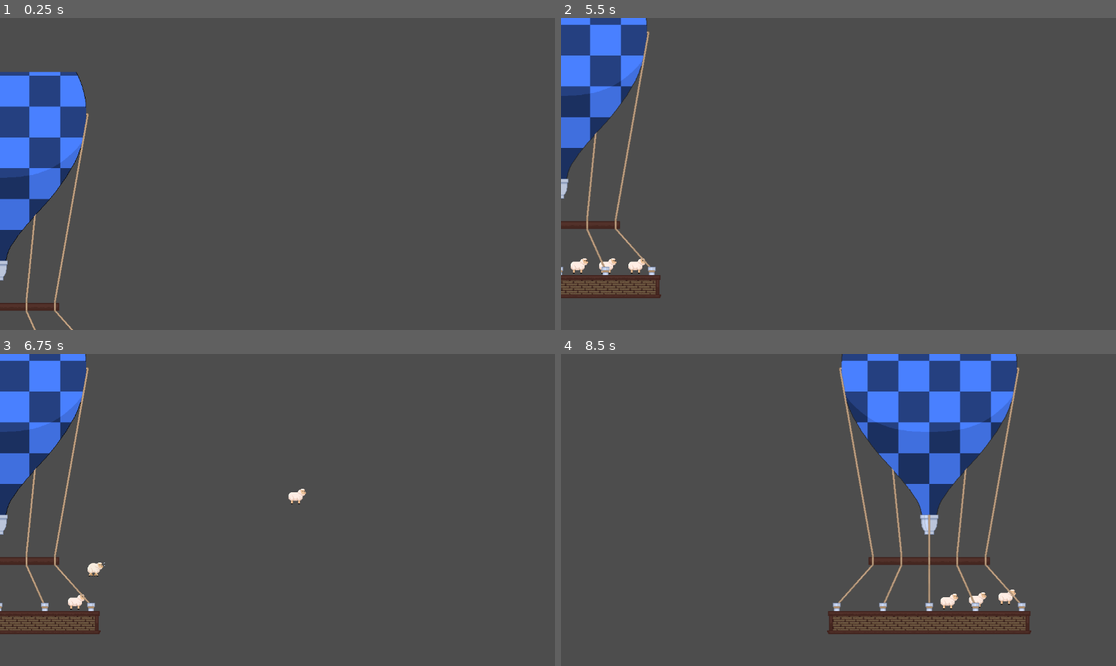
Above: before the commit, frames 1-4 (two rows, left to right).
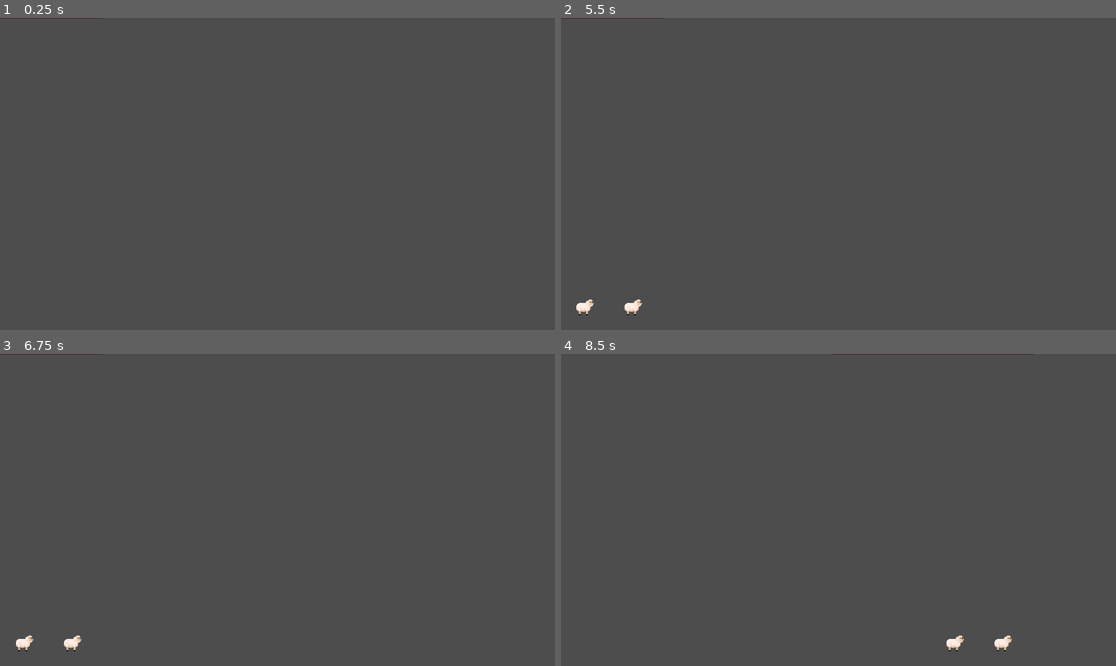
Above: after the commit, the same moments.

Repository: Flocondeglace/SheepJam
Game: Godot game, scene res://Scenes/Throw_demo.tscn
The game is run twice, just before and just after one commit, with the same random seed, the same clock (stepped at 60 frames per second) and the same inputs.
Inputs (mouse positions are in pixels of both pictures, inside the frame that each line leads up to):
- Up to frame 1 (0.25 s): no input
- Up to frame 2 (5.5 s): move the mouse to (960, 158) at 0.52 s; hold Right (swipe_right) 0.53-1.25 s; click (960, 158) at 0.6 s; tap Enter at 1.25, 2.75, 4.25 s; drag from (727, 189) to (949, 177) at 1.27 s; tap Space at 2, 3.5, 5 s; move the mouse to (894, 105) at 2.02 s; hold Right (swipe_right) 2.03-2.75 s; click (894, 105) at 2.1 s; drag from (810, 236) to (672, 127) at 2.77 s; move the mouse to (1005, 220) at 3.52 s; hold Left (swipe_left) 3.53-4.25 s; click (1005, 220) at 3.6 s; drag from (672, 127) to (949, 177) at 4.27 s; move the mouse to (866, 174) at 5.02 s; hold Left (swipe_left) from 5.03 s (still down); click (866, 174) at 5.1 s
- Up to frame 3 (6.75 s): release Left (swipe_left) at 5.75 s; drag from (16, 606) to (188, 506) at 5.77 s; drag from (44, 606) to (188, 506) at 6.52 s
- Up to frame 4 (8.5 s): drag from (638, 606) to (810, 572) at 7.27 s; move the mouse to (894, 441) at 8.02 s; hold Left (swipe_left) from 8.03 s (still down); click (894, 441) at 8.1 s

The runs differ from the first frame. In frame 1, 7.3% of the frame differs, in the area x 0-19%, y 0-100%; in frame 2, 7.7%; in frame 3, 7.7%; in frame 4, 15%, in the area x 47-86%, y 0-96%.

Commit message:
walking sheep

Diff:
--- a/Scenes/Throw_demo.tscn
+++ b/Scenes/Throw_demo.tscn
@@ -11,10 +11,12 @@
 [ext_resource type="Texture2D" uid="uid://bv8u2rpk2cbyr" path="res://Sprites/Mongolfiere_Back.png" id="8_6bgn6"]
 
 [sub_resource type="RectangleShape2D" id="RectangleShape2D_qy3sg"]
-size = Vector2(796, 27)
+size = Vector2(1979, 27)
 
 [sub_resource type="RectangleShape2D" id="RectangleShape2D_12shr"]
 size = Vector2(363.5, 652)
+
+[sub_resource type="RectangleShape2D" id="RectangleShape2D_5g068"]
 
 [sub_resource type="RectangleShape2D" id="RectangleShape2D_ptiwi"]
 size = Vector2(246, 20)
@@ -30,12 +32,7 @@
 position = Vector2(275, 632)
 
 [node name="CollisionShape2D" type="CollisionShape2D" parent="StaticBody2D"]
-position = Vector2(480, 3.5)
-shape = SubResource("RectangleShape2D_qy3sg")
-
-[node name="CollisionShape2D3" type="CollisionShape2D" parent="StaticBody2D"]
-position = Vector2(-279, -124)
-rotation = 1.5708
+position = Vector2(702.5, 3.5)
 shape = SubResource("RectangleShape2D_qy3sg")
 
 [node name="SheepsContainer" type="Node2D" parent="."]
@@ -55,25 +52,41 @@
 [node name="SheepSpawnManager" type="Node" parent="." node_paths=PackedStringArray("sheeps_container")]
 script = ExtResource("6_12shr")
 sheeps_container = NodePath("../SheepsContainer")
+start_pos_balloon = 0.0
+goal_pos_walk = 50.0
+start_pos_walk = -500.0
 colors_balloon = Array[Color]([Color(1, 0.387955, 0.319725, 1), Color(0.286691, 0.501014, 1, 1), Color(0.223491, 1, 0.201554, 1)])
+space_between_spawned_sheep = 100.0
+number_spawn_sheep_walking = 2.0
+
+[node name="SpawningPositionWalkingRight" type="Marker2D" parent="SheepSpawnManager"]
+position = Vector2(1931, 601)
+
+[node name="GoalPositionWalkingRight" type="Marker2D" parent="SheepSpawnManager"]
+position = Vector2(1669, 601)
+
+[node name="AreaGoalPosW" type="Area2D" parent="SheepSpawnManager/GoalPositionWalkingRight"]
+
+[node name="CollisionShape2D" type="CollisionShape2D" parent="SheepSpawnManager/GoalPositionWalkingRight/AreaGoalPosW"]
+shape = SubResource("RectangleShape2D_5g068")
+
+[node name="SpawningPositionWalkingLeft" type="Marker2D" parent="SheepSpawnManager"]
+position = Vector2(-49, 601)
+
+[node name="GoalPositionWalkingLeft" type="Marker2D" parent="SheepSpawnManager"]
+position = Vector2(171, 601)
+
+[node name="AreaGoalPosW" type="Area2D" parent="SheepSpawnManager/GoalPositionWalkingLeft"]
+
+[node name="CollisionShape2D" type="CollisionShape2D" parent="SheepSpawnManager/GoalPositionWalkingLeft/AreaGoalPosW"]
+shape = SubResource("RectangleShape2D_5g068")
 
 [node name="Balloon" type="StaticBody2D" parent="SheepSpawnManager"]
-position = Vector2(14, 820)
+position = Vector2(8, -90)
 
 [node name="CollisionShape2D" type="CollisionShape2D" parent="SheepSpawnManager/Balloon"]
 position = Vector2(104, 0)
 shape = SubResource("RectangleShape2D_ptiwi")
-
-[node name="SpawningPositionsContainer" type="Node2D" parent="SheepSpawnManager/Balloon"]
-
-[node name="Marker2D" type="Marker2D" parent="SheepSpawnManager/Balloon/SpawningPositionsContainer"]
-position = Vector2(25, -51)
-
-[node name="Marker2D2" type="Marker2D" parent="SheepSpawnManager/Balloon/SpawningPositionsContainer"]
-position = Vector2(89, -51)
-
-[node name="Marker2D3" type="Marker2D" parent="SheepSpawnManager/Balloon/SpawningPositionsContainer"]
-position = Vector2(150, -51)
 
 [node name="Sprites" type="Node2D" parent="SheepSpawnManager/Balloon"]
 position = Vector2(-11, -286)
@@ -85,6 +98,9 @@
 [node name="Back" type="Sprite2D" parent="SheepSpawnManager/Balloon/Sprites"]
 texture = ExtResource("8_6bgn6")
 flip_h = true
+
+[node name="SpawningPositionFlying" type="Marker2D" parent="SheepSpawnManager/Balloon"]
+position = Vector2(151, -25)
 
 [node name="BalloonPosX" type="Node" parent="SheepSpawnManager"]
 
@@ -100,3 +116,5 @@
 parameters/looping = true
 
 [connection signal="body_entered" from="GluingZone" to="GluingZone" method="_on_body_entered"]
+[connection signal="body_entered" from="SheepSpawnManager/GoalPositionWalkingRight/AreaGoalPosW" to="SheepSpawnManager" method="_on_area_goal_pos_w_body_entered"]
+[connection signal="body_entered" from="SheepSpawnManager/GoalPositionWalkingLeft/AreaGoalPosW" to="SheepSpawnManager" method="_on_area_goal_pos_w_body_entered"]
--- a/Scenes/sheep.tscn
+++ b/Scenes/sheep.tscn
@@ -143,7 +143,7 @@
 position = Vector2(0, -23.275)
 texture = ExtResource("3_okt0m")
 hframes = 81
-frame = 72
+frame = 80
 metadata/_aseprite_wizard_interface_config_ = {
 "pending_changes": {}
 }
--- a/Scripts/camera_2d.gd
+++ b/Scripts/camera_2d.gd
@@ -7,7 +7,7 @@
 func _ready():
 	camera_third_width = get_viewport_rect().size.x / 3
 
-func _process(delta):
+func _process(_delta):
 	pass
 
 func swipe_right():
--- a/Scripts/main.gd
+++ b/Scripts/main.gd
@@ -14,7 +14,7 @@
 func _ready():
 	initial_camera_y = camera_2d.position.y
 
-func _process(delta):
+func _process(_delta):
 	if sheep_count > 0:
 		highest_sheep_y = sheeps_container.get_highest_sheep_y()
 		if highest_sheep_y < initial_camera_y:
--- a/Scripts/sheep.gd
+++ b/Scripts/sheep.gd
@@ -24,8 +24,6 @@
 var have_collided = false
 
 # Sheep throwing logic
-
-signal behh
 
 var mouse_hovering : bool = false
 var is_hold : bool = false
@@ -185,14 +183,15 @@
 		should_respawn.emit(self)
 
 func force_position(pos: Vector2):
+	# Reset Force
+	self.linear_velocity = Vector2.ZERO
+	self.angular_velocity = 0.0
 	PhysicsServer2D.body_set_state(
 		self.get_rid(),
 		PhysicsServer2D.BODY_STATE_TRANSFORM,
 		Transform2D.IDENTITY.translated(pos)
 	)
-	# Reset Force
-	self.linear_velocity = Vector2.ZERO
-	self.angular_velocity = 0.0
+
 
 func look_left(b:bool):
 	sprite_2d.flip_h = b
--- a/Scripts/sheep_spawn_manager.gd
+++ b/Scripts/sheep_spawn_manager.gd
@@ -5,11 +5,24 @@
 @export var sheeps_container: Node2D
 @export var goal_pos_balloon : float = 100
 @export var start_pos_balloon : float = -100
-@export var epsilon_pos_balloon : float = 1
+@export var goal_pos_walk : float = 100
+@export var start_pos_walk : float = -100
+@export var epsilon_pos : float = 1
 @export var speed_balloon : float = 2
 @export var colors_balloon : Array[Color] = []
+@export var space_between_spawned_sheep : float = 20
+@export var number_spawn_sheep_walking : float = 4
+@export var number_spawn_sheep_flying : float = 3
 
-@onready var spawning_positions_container: Node2D = $Balloon/SpawningPositionsContainer
+@onready var spawning_position_walking_right: Marker2D = $SpawningPositionWalkingRight
+@onready var goal_position_walking_right: Marker2D = $GoalPositionWalkingRight
+@onready var spawning_position_walking_left: Marker2D = $SpawningPositionWalkingLeft
+@onready var goal_position_walking_left: Marker2D = $GoalPositionWalkingLeft
+
+@onready var spawning_position_flying: Marker2D = $Balloon/SpawningPositionFlying
+@onready var goal_position_flying: Marker2D = $Balloon/GoalPositionFlying
+
+
 @onready var balloon: StaticBody2D = $Balloon
 @onready var camera_2d: Camera2D = $"../Camera2D"
 @onready var marker_2d_left: Marker2D = $BalloonPosX/Marker2DLeft
@@ -19,16 +32,17 @@
 
 var spawning_positions : Array[Node]
 var sheep_in_spawning_area : Array[Sheep] = []
-var balloon_arrived : bool = false
+var sheeps_arrived : bool = false
 var camera_left : bool = true
+var using_balloon : bool = false
 
 func _ready() -> void:
-	spawning_positions = spawning_positions_container.get_children()
-	balloon_appear()
+	# spawning_positions = spawning_positions_walking_sheep_container.get_children()
+	sheep_walking_appear()
 
 
-func _process(delta: float) -> void:
-	if balloon_arrived && !check_still_sheep_in_spawn():
+func _process(_delta: float) -> void:
+	if sheeps_arrived && !check_still_sheep_in_spawn():
 		camera_left = !camera_left
 		if camera_left:
 			camera_2d.swipe_left()
@@ -37,14 +51,16 @@
 		var list_sprite = sprites.get_children()
 		for sprite in list_sprite:
 			sprite.flip_h = camera_left
-			var s: Sprite2D = sprite
 			if camera_left:
 				sprite.position.x -= sprite.get_rect().size.x/2
 			else:
 				sprite.position.x += sprite.get_rect().size.x/2
+		sheep_walking_appear()
 
-		balloon_appear()
-	move_balloon()
+	if using_balloon:
+		move_balloon()
+	else:
+		move_walking()
 
 func check_still_sheep_in_spawn():
 	for sheep in sheep_in_spawning_area:
@@ -52,42 +68,77 @@
 			return true
 	return false
 
+func sheep_walking_appear():
+	sheeps_arrived = false
+	if camera_left:
+		spawn_sheeps(number_spawn_sheep_walking, spawning_position_walking_left.position, -1)
+	else:
+		spawn_sheeps(number_spawn_sheep_walking, spawning_position_walking_right.position, 1)
+
+
 func balloon_appear():
 	back_balloon_sprite.modulate = colors_balloon.pick_random()
-	balloon_arrived = false
+	sheeps_arrived = false
 	print("Balloon appear")
 	if camera_left:
 		balloon.position.x = marker_2d_left.position.x
 	else:
 		balloon.position.x = marker_2d_right.position.x
 	balloon.position.y = camera_2d.get_screen_center_position().y + camera_2d.get_viewport_rect().size.y/2 - start_pos_balloon
+	# Sheep appear
+	spawn_sheeps(number_spawn_sheep_flying, spawning_position_flying.position)
 
-	# Sheep appear
+func spawn_sheeps(number_sheep :int, spawn_position: Vector2, dir: int = 1):
 	sheep_in_spawning_area = []
-	for pos_marker in spawning_positions:
+	for i in range(number_sheep):
 		var sheep = SHEEP.instantiate()
-		sheep.position = pos_marker.get_global_position()
+		sheep.position = spawn_position + dir*Vector2(i*space_between_spawned_sheep,0)
+
+		print(sheep.position)
 		sheeps_container.add_child(sheep)
 		sheep_in_spawning_area.append(sheep)
 		sheep.should_respawn.connect(_on_sheep_should_respawn)
 		sheep.look_left(!camera_left)
 
+
 func move_balloon():
 	var pos_cam : Vector2 = camera_2d.get_screen_center_position()
 	var size_viewport : Vector2 = camera_2d.get_viewport_rect().size
 	var goal_pos_balloon_global = pos_cam.y + size_viewport.y/2 - goal_pos_balloon
-	if abs(goal_pos_balloon_global - balloon.position.y) < epsilon_pos_balloon:
-		balloon_arrived = true
+	if abs(goal_pos_balloon_global - balloon.position.y) < epsilon_pos:
+		sheeps_arrived = true
 
-	if balloon_arrived:
+	if sheeps_arrived:
 		balloon.position.y = lerp(balloon.position.y, goal_pos_balloon_global, 0.1)
 	else:
 		balloon.position.y -= speed_balloon
 
+func move_walking():
+	if !sheeps_arrived:
+		for s in sheep_in_spawning_area:
+			if camera_left:
+				s.force_position(s.position + Vector2(1,0))
+			else:
+				s.force_position(s.position + Vector2(-1,0))
 
 func _on_sheep_should_respawn(sheep:Sheep):
-	if balloon_arrived:
-		print("Should respawn")
+	if sheeps_arrived:
+		# print("Should respawn")
 		for i in range(sheep_in_spawning_area.size()):
 			if sheep_in_spawning_area[i] == sheep:
-				sheep.force_position(spawning_positions[i].get_global_position())
+				if using_balloon:
+					sheep.force_position(goal_position_flying.position - Vector2(i*space_between_spawned_sheep,0))
+				else:
+					if camera_left:
+						sheep.force_position(goal_position_walking_left.position - Vector2(i*space_between_spawned_sheep,0))
+					else:
+						sheep.force_position(goal_position_walking_right.position + Vector2(i*space_between_spawned_sheep,0))
+
+
+func _on_area_goal_pos_w_body_entered(body: Node2D) -> void:
+	if body is Sheep:
+		sheeps_arrived = true
+
+func _on_area_goal_pos_f_body_entered(body: Node2D) -> void:
+	if body is Sheep:
+		sheeps_arrived = true
Not shown: 1 places in Scenes/Throw_demo.tscn that only renumber resources
Binary file changed: Sprites/Mongolfiere_Back.png
Binary file changed: Sprites/Mongolfiere_Front.png
